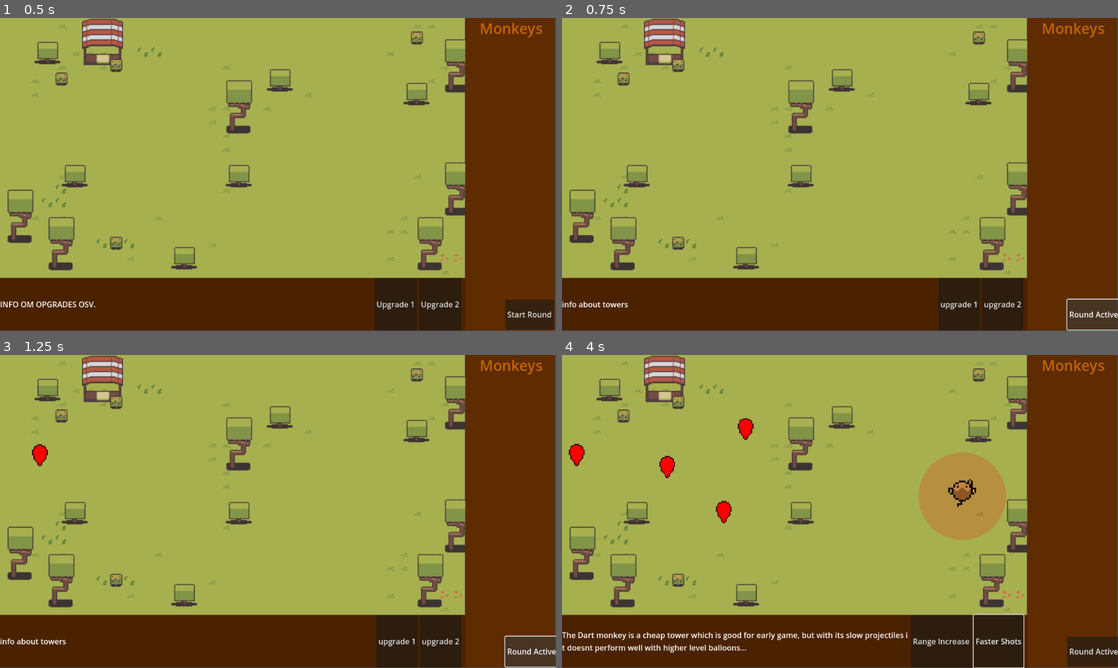
Above: before the commit, frames 1-4 (two rows, left to right).
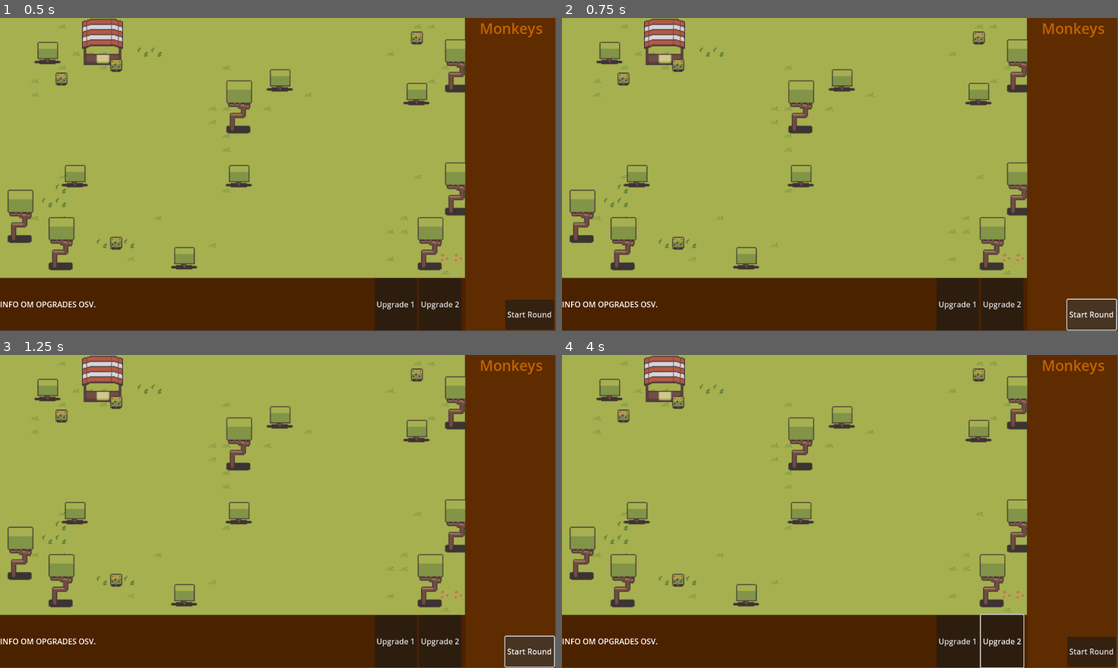
Above: after the commit, the same moments.

Repository: Bodin-IM/godot-game-gruppe-1
Game: Godot game, scene res://scenes/maps/map_1.tscn
Same seed, same stepped clock (60 frames per second), same inputs: the game is played once before the commit and once after it.
Inputs (mouse positions are in pixels of both pictures, inside the frame that each line leads up to):
- Up to frame 1 (0.5 s): no input
- Up to frame 2 (0.75 s): click "Start Round" at 0.5 s
- Up to frame 3 (1.25 s): no input
- Up to frame 4 (4 s): click "Round Active" (after the commit: "Start Round") at 1.25 s; click "upgrade 1" (after the commit: "Upgrade 1") at 2 s; click "upgrade 2" (after the commit: "Upgrade 2") at 2.75 s; move the mouse to (962, 495) at 3.52 s; hold Up (ui_up) from 3.53 s (still down); tap Q (q) at 3.6 s; click (962, 495) at 3.67 s

Frame 1 is identical in both runs. In frame 2, 0.6% of the frame differs, in the area x 0-100%, y 83-100%; in frame 3, 0.7%; in frame 4, 6.4%, in the area x 0-100%, y 20-100%.
Error after the commit: Parse Error: Preload file "res://scenes/enemys/Red_bloon.tscn" does not exist. (res://scripts/map_script.gd:13)

Commit message:
Added bloon assets + pop rework

Diff:
--- a/Assets/bloon_sprite_frames/blue_sprite_frames.tres
+++ b/Assets/bloon_sprite_frames/blue_sprite_frames.tres
@@ -1,16 +1,12 @@
-[gd_resource type="SpriteFrames" load_steps=3 format=3 uid="uid://h8unqskm22fn"]
+[gd_resource type="SpriteFrames" load_steps=2 format=3 uid="uid://h8unqskm22fn"]
 
-[ext_resource type="Texture2D" uid="uid://dtuic4182673u" path="res://Assets/main.png" id="1_6v6l6"]
-
-[sub_resource type="AtlasTexture" id="AtlasTexture_o6p63"]
-atlas = ExtResource("1_6v6l6")
-region = Rect2(337, 128, 93, 128)
+[ext_resource type="Texture2D" uid="uid://dwbqfytsresho" path="res://Assets/blue_bln.png" id="1_prlbj"]
 
 [resource]
 animations = [{
 "frames": [{
 "duration": 1.0,
-"texture": SubResource("AtlasTexture_o6p63")
+"texture": ExtResource("1_prlbj")
 }],
 "loop": true,
 "name": &"default",
--- /dev/null
+++ b/Assets/bloon_sprite_frames/green_sprite_frames.tres
@@ -0,0 +1,14 @@
+[gd_resource type="SpriteFrames" load_steps=2 format=3 uid="uid://be77ma40768cq"]
+
+[ext_resource type="Texture2D" uid="uid://do8yqsbm5ijkm" path="res://Assets/green_bln.png" id="1_t4vtj"]
+
+[resource]
+animations = [{
+"frames": [{
+"duration": 1.0,
+"texture": ExtResource("1_t4vtj")
+}],
+"loop": true,
+"name": &"default",
+"speed": 5.0
+}]
--- /dev/null
+++ b/Assets/bloon_sprite_frames/pink_sprite_frames.tres
@@ -0,0 +1,14 @@
+[gd_resource type="SpriteFrames" load_steps=2 format=3 uid="uid://tux65dsm3voq"]
+
+[ext_resource type="Texture2D" uid="uid://csurnitguquhv" path="res://Assets/pink_bln.png" id="1_xhu4q"]
+
+[resource]
+animations = [{
+"frames": [{
+"duration": 1.0,
+"texture": ExtResource("1_xhu4q")
+}],
+"loop": true,
+"name": &"default",
+"speed": 5.0
+}]
--- a/Assets/bloon_sprite_frames/red_sprite_frames.tres
+++ b/Assets/bloon_sprite_frames/red_sprite_frames.tres
@@ -1,16 +1,12 @@
-[gd_resource type="SpriteFrames" load_steps=3 format=3 uid="uid://ctsegsm0cp68i"]
+[gd_resource type="SpriteFrames" load_steps=2 format=3 uid="uid://ctsegsm0cp68i"]
 
 [ext_resource type="Texture2D" uid="uid://dxmbwwayqmjlj" path="res://Assets/red_bln.png" id="1_wdldo"]
-
-[sub_resource type="AtlasTexture" id="AtlasTexture_813wh"]
-atlas = ExtResource("1_wdldo")
-region = Rect2(0, 0, 96, 127)
 
 [resource]
 animations = [{
 "frames": [{
 "duration": 1.0,
-"texture": SubResource("AtlasTexture_813wh")
+"texture": ExtResource("1_wdldo")
 }],
 "loop": true,
 "name": &"default",
--- /dev/null
+++ b/Assets/bloon_sprite_frames/yellow_sprite_frames.tres
@@ -0,0 +1,14 @@
+[gd_resource type="SpriteFrames" load_steps=2 format=3 uid="uid://ccx3ii50qxkel"]
+
+[ext_resource type="Texture2D" uid="uid://dwbqfytsresho" path="res://Assets/blue_bln.png" id="1_h01s0"]
+
+[resource]
+animations = [{
+"frames": [{
+"duration": 1.0,
+"texture": ExtResource("1_h01s0")
+}],
+"loop": true,
+"name": &"default",
+"speed": 5.0
+}]
--- a/scenes/enemys/Armoured_bloon.tscn
+++ /dev/null
@@ -1,50 +0,0 @@
-[gd_scene load_steps=7 format=3 uid="uid://cf2bhjreyc3r4"]
-
-[ext_resource type="Script" path="res://scripts/Enemies/armoured_bloon.gd" id="1_vr72t"]
-[ext_resource type="Texture2D" uid="uid://dxmbwwayqmjlj" path="res://Assets/red_bln.png" id="2_k1w4g"]
-
-[sub_resource type="CapsuleShape2D" id="CapsuleShape2D_topp8"]
-radius = 53.0
-height = 144.0
-
-[sub_resource type="CapsuleShape2D" id="CapsuleShape2D_nfp0m"]
-radius = 53.0
-height = 144.0
-
-[sub_resource type="AtlasTexture" id="AtlasTexture_bobiu"]
-atlas = ExtResource("2_k1w4g")
-region = Rect2(0, 0, 96, 127)
-
-[sub_resource type="SpriteFrames" id="SpriteFrames_0qq5u"]
-animations = [{
-"frames": [{
-"duration": 1.0,
-"texture": SubResource("AtlasTexture_bobiu")
-}],
-"loop": false,
-"name": &"Initial_color",
-"speed": 5.0
-}]
-
-[node name="armoured_Baloon" type="Area2D"]
-script = ExtResource("1_vr72t")
-
-[node name="Hitbox" type="Area2D" parent="."]
-
-[node name="CollisionShape2D" type="CollisionShape2D" parent="Hitbox"]
-position = Vector2(0, -4)
-shape = SubResource("CapsuleShape2D_topp8")
-
-[node name="CollisionShape2D" type="CollisionShape2D" parent="."]
-position = Vector2(0, -3)
-shape = SubResource("CapsuleShape2D_nfp0m")
-
-[node name="popped" type="Timer" parent="."]
-wait_time = 0.001
-
-[node name="AnimatedSprite2D" type="AnimatedSprite2D" parent="."]
-sprite_frames = SubResource("SpriteFrames_0qq5u")
-animation = &"Initial_color"
-
-[connection signal="body_entered" from="Hitbox" to="." method="_on_hitbox_body_entered"]
-[connection signal="timeout" from="popped" to="." method="_on_poped_timeout"]
--- a/scenes/enemys/Green_bloon.tscn
+++ /dev/null
@@ -1,55 +0,0 @@
-[gd_scene load_steps=7 format=3 uid="uid://do6k8e8t40xng"]
-
-[ext_resource type="Script" path="res://scripts/Enemies/green_bloon.gd" id="1_dw4fc"]
-[ext_resource type="Texture2D" uid="uid://dxmbwwayqmjlj" path="res://Assets/red_bln.png" id="2_ynxq0"]
-
-[sub_resource type="CapsuleShape2D" id="CapsuleShape2D_topp8"]
-radius = 53.0
-height = 144.0
-
-[sub_resource type="CapsuleShape2D" id="CapsuleShape2D_nfp0m"]
-radius = 53.0
-height = 144.0
-
-[sub_resource type="AtlasTexture" id="AtlasTexture_33w3k"]
-atlas = ExtResource("2_ynxq0")
-region = Rect2(0, 0, 96, 127)
-
-[sub_resource type="SpriteFrames" id="SpriteFrames_a1ns0"]
-animations = [{
-"frames": [{
-"duration": 1.0,
-"texture": SubResource("AtlasTexture_33w3k")
-}],
-"loop": true,
-"name": &"Initial_color",
-"speed": 5.0
-}, {
-"frames": [],
-"loop": true,
-"name": &"pop",
-"speed": 5.0
-}]
-
-[node name="green_Baloon" type="Area2D"]
-script = ExtResource("1_dw4fc")
-
-[node name="Hitbox" type="Area2D" parent="."]
-
-[node name="CollisionShape2D" type="CollisionShape2D" parent="Hitbox"]
-position = Vector2(0, -4)
-shape = SubResource("CapsuleShape2D_topp8")
-
-[node name="CollisionShape2D" type="CollisionShape2D" parent="."]
-position = Vector2(0, -3)
-shape = SubResource("CapsuleShape2D_nfp0m")
-
-[node name="AnimatedSprite2D" type="AnimatedSprite2D" parent="."]
-sprite_frames = SubResource("SpriteFrames_a1ns0")
-animation = &"Initial_color"
-
-[node name="popped" type="Timer" parent="."]
-wait_time = 0.001
-
-[connection signal="body_entered" from="Hitbox" to="." method="_on_hitbox_body_entered"]
-[connection signal="timeout" from="popped" to="." method="_on_poped_timeout"]
--- a/scenes/enemys/Pink_bloon.tscn
+++ /dev/null
@@ -1,50 +0,0 @@
-[gd_scene load_steps=7 format=3 uid="uid://dwk2myj5nxiv"]
-
-[ext_resource type="Script" path="res://scripts/Enemies/pink_bloon.gd" id="1_4rssq"]
-[ext_resource type="Texture2D" uid="uid://dxmbwwayqmjlj" path="res://Assets/red_bln.png" id="2_y1xp7"]
-
-[sub_resource type="CapsuleShape2D" id="CapsuleShape2D_topp8"]
-radius = 53.0
-height = 144.0
-
-[sub_resource type="CapsuleShape2D" id="CapsuleShape2D_nfp0m"]
-radius = 53.0
-height = 144.0
-
-[sub_resource type="AtlasTexture" id="AtlasTexture_bobiu"]
-atlas = ExtResource("2_y1xp7")
-region = Rect2(0, 0, 96, 127)
-
-[sub_resource type="SpriteFrames" id="SpriteFrames_vgndt"]
-animations = [{
-"frames": [{
-"duration": 1.0,
-"texture": SubResource("AtlasTexture_bobiu")
-}],
-"loop": false,
-"name": &"Initial_color",
-"speed": 5.0
-}]
-
-[node name="Pink_Baloon" type="Area2D"]
-script = ExtResource("1_4rssq")
-
-[node name="Hitbox" type="Area2D" parent="."]
-
-[node name="CollisionShape2D" type="CollisionShape2D" parent="Hitbox"]
-position = Vector2(0, -4)
-shape = SubResource("CapsuleShape2D_topp8")
-
-[node name="CollisionShape2D" type="CollisionShape2D" parent="."]
-position = Vector2(0, -3)
-shape = SubResource("CapsuleShape2D_nfp0m")
-
-[node name="popped" type="Timer" parent="."]
-wait_time = 0.001
-
-[node name="AnimatedSprite2D" type="AnimatedSprite2D" parent="."]
-sprite_frames = SubResource("SpriteFrames_vgndt")
-animation = &"Initial_color"
-
-[connection signal="body_entered" from="Hitbox" to="." method="_on_hitbox_body_entered"]
-[connection signal="timeout" from="popped" to="." method="_on_poped_timeout"]
--- a/scenes/enemys/Yellow_bloon.tscn
+++ /dev/null
@@ -1,50 +0,0 @@
-[gd_scene load_steps=7 format=3 uid="uid://cjs3qdtk0w3v3"]
-
-[ext_resource type="Script" path="res://scripts/Enemies/yellow_bloon.gd" id="1_y5tji"]
-[ext_resource type="Texture2D" uid="uid://dxmbwwayqmjlj" path="res://Assets/red_bln.png" id="2_2s2n3"]
-
-[sub_resource type="CapsuleShape2D" id="CapsuleShape2D_topp8"]
-radius = 53.0
-height = 144.0
-
-[sub_resource type="CapsuleShape2D" id="CapsuleShape2D_nfp0m"]
-radius = 53.0
-height = 144.0
-
-[sub_resource type="AtlasTexture" id="AtlasTexture_bobiu"]
-atlas = ExtResource("2_2s2n3")
-region = Rect2(0, 0, 96, 127)
-
-[sub_resource type="SpriteFrames" id="SpriteFrames_jdxai"]
-animations = [{
-"frames": [{
-"duration": 1.0,
-"texture": SubResource("AtlasTexture_bobiu")
-}],
-"loop": false,
-"name": &"Initial_color",
-"speed": 5.0
-}]
-
-[node name="Yellow_Baloon" type="Area2D"]
-script = ExtResource("1_y5tji")
-
-[node name="Hitbox" type="Area2D" parent="."]
-
-[node name="CollisionShape2D" type="CollisionShape2D" parent="Hitbox"]
-position = Vector2(0, -4)
-shape = SubResource("CapsuleShape2D_topp8")
-
-[node name="CollisionShape2D" type="CollisionShape2D" parent="."]
-position = Vector2(0, -3)
-shape = SubResource("CapsuleShape2D_nfp0m")
-
-[node name="popped" type="Timer" parent="."]
-wait_time = 0.001
-
-[node name="AnimatedSprite2D" type="AnimatedSprite2D" parent="."]
-sprite_frames = SubResource("SpriteFrames_jdxai")
-animation = &"Initial_color"
-
-[connection signal="body_entered" from="Hitbox" to="." method="_on_hitbox_body_entered"]
-[connection signal="timeout" from="popped" to="." method="_on_poped_timeout"]
--- a/scenes/enemys/blue_bloon.tscn
+++ /dev/null
@@ -1,50 +0,0 @@
-[gd_scene load_steps=7 format=3 uid="uid://btxuo3plsbju"]
-
-[ext_resource type="Script" path="res://scripts/Enemies/blue_bloon.gd" id="1_donda"]
-[ext_resource type="Texture2D" uid="uid://dxmbwwayqmjlj" path="res://Assets/red_bln.png" id="2_skl0t"]
-
-[sub_resource type="CapsuleShape2D" id="CapsuleShape2D_topp8"]
-radius = 53.0
-height = 144.0
-
-[sub_resource type="CapsuleShape2D" id="CapsuleShape2D_nfp0m"]
-radius = 53.0
-height = 144.0
-
-[sub_resource type="AtlasTexture" id="AtlasTexture_bobiu"]
-atlas = ExtResource("2_skl0t")
-region = Rect2(0, 0, 96, 127)
-
-[sub_resource type="SpriteFrames" id="SpriteFrames_xpyi7"]
-animations = [{
-"frames": [{
-"duration": 1.0,
-"texture": SubResource("AtlasTexture_bobiu")
-}],
-"loop": false,
-"name": &"Initial_color",
-"speed": 5.0
-}]
-
-[node name="blue_Baloon" type="Area2D"]
-script = ExtResource("1_donda")
-
-[node name="Hitbox" type="Area2D" parent="."]
-
-[node name="CollisionShape2D" type="CollisionShape2D" parent="Hitbox"]
-position = Vector2(0, -4)
-shape = SubResource("CapsuleShape2D_topp8")
-
-[node name="CollisionShape2D" type="CollisionShape2D" parent="."]
-position = Vector2(0, -3)
-shape = SubResource("CapsuleShape2D_nfp0m")
-
-[node name="popped" type="Timer" parent="."]
-wait_time = 0.001
-
-[node name="AnimatedSprite2D" type="AnimatedSprite2D" parent="."]
-sprite_frames = SubResource("SpriteFrames_xpyi7")
-animation = &"Initial_color"
-
-[connection signal="body_entered" from="Hitbox" to="." method="_on_hitbox_body_entered"]
-[connection signal="timeout" from="popped" to="." method="_on_poped_timeout"]
--- a/scripts/Enemies/Armoured_bloon.gd
+++ /dev/null
@@ -1,45 +0,0 @@
-extends Area2D
-var temp_global_money
-var temp_global_life = 100
-var anim
-var health = 6
-var damage = 4
-var speed = 2
-var path_follow
-
-# Called every frame. 'delta' is the elapsed time since the previous frame.
-func _ready():
-	path_follow = get_parent()
-	anim = $AnimatedSprite2D
-	anim.play("Initial_color")
-	path_follow.set_rotates(false)
-	path_follow.set_loop(false)
-
-func _physics_process(delta):
-	path_follow.set_progress(path_follow.get_progress() + speed + delta)
-
-	if path_follow.progress_ratio == 1.0:
-		temp_global_life -= 1
-		self.queue_free()
-	if Input.is_action_just_pressed("ui_up"): #Testing instence remove later
-		if health < 1:
-			$popped.start()
-		else:
-			health -= 1
-
-
-func _on_hitbox_body_entered(body):
-	if body.is_in_group("darts"):
-		if health < 1:
-			$popped.start()
-		else:
-			health -= 1
-
-
-func _on_poped_timeout():
-	var ballon = preload("res://scenes/enemys/red_bloon.tscn")
-	var instance = ballon.instantiate()
-	instance.position = position
-	get_parent().add_child(instance)
-	self.queue_free()
-	$popped.stop()
--- a/scripts/Enemies/Green_bloon.gd
+++ /dev/null
@@ -1,38 +0,0 @@
-extends Area2D
-var temp_global_money
-var temp_global_life = 100
-var anim
-var damage = 4
-var speed = 3.6
-var path_follow
-
-# Called every frame. 'delta' is the elapsed time since the previous frame.
-func _ready():
-	path_follow = get_parent()
-	anim = $AnimatedSprite2D
-	anim.play("Initial_color")
-	path_follow.set_rotates(false)
-	path_follow.set_loop(false)
-
-func _physics_process(delta):
-	path_follow.set_progress(path_follow.get_progress() + speed + delta)
-
-	if path_follow.progress_ratio == 1.0:
-		temp_global_life -= 1
-		self.queue_free()
-	if Input.is_action_just_pressed("ui_up"): #Testing instence remove later
-		$popped.start()
-
-
-func _on_hitbox_body_entered(body):
-	if body.is_in_group("darts"):
-		$popped.start()
-
-
-func _on_poped_timeout():
-	var ballon = preload("res://scenes/enemys/blue_bloon.tscn")
-	var instance = ballon.instantiate()
-	instance.position = position
-	get_parent().add_child(instance)
-	self.queue_free()
-	$popped.stop()
--- a/scripts/Enemies/Pink_bloon.gd
+++ /dev/null
@@ -1,38 +0,0 @@
-extends Area2D
-var temp_global_money
-var temp_global_life = 100
-var anim
-var damage = 5
-var speed = 7
-var path_follow
-
-# Called every frame. 'delta' is the elapsed time since the previous frame.
-func _ready():
-	path_follow = get_parent()
-	anim = $AnimatedSprite2D
-	anim.play("Initial_color")
-	path_follow.set_rotates(false)
-	path_follow.set_loop(false)
-
-func _physics_process(delta):
-	path_follow.set_progress(path_follow.get_progress() + speed + delta)
-
-	if path_follow.progress_ratio == 1.0:
-		temp_global_life -= 1
-		self.queue_free()
-	if Input.is_action_just_pressed("ui_up"): #Testing instence remove later
-		$popped.start()
-
-
-func _on_hitbox_body_entered(body):
-	if body.is_in_group("darts"):
-		$popped.start()
-
-
-func _on_poped_timeout():
-	var ballon = preload("res://scenes/enemys/yellow_bloon.tscn")
-	var instance = ballon.instantiate()
-	instance.position = position
-	get_parent().add_child(instance)
-	self.queue_free()
-	$popped.stop()
--- a/scripts/Enemies/Yellow_bloon.gd
+++ /dev/null
@@ -1,38 +0,0 @@
-extends Area2D
-var temp_global_money
-var temp_global_life = 100
-var anim
-var damage = 4
-var speed = 6.4
-var path_follow
-
-# Called every frame. 'delta' is the elapsed time since the previous frame.
-func _ready():
-	path_follow = get_parent()
-	anim = $AnimatedSprite2D
-	anim.play("Initial_color")
-	path_follow.set_rotates(false)
-	path_follow.set_loop(false)
-
-func _physics_process(delta):
-	path_follow.set_progress(path_follow.get_progress() + speed + delta)
-
-	if path_follow.progress_ratio == 1.0:
-		temp_global_life -= 1
-		self.queue_free()
-	if Input.is_action_just_pressed("ui_up"): #Testing instence remove later
-		$popped.start()
-
-
-func _on_hitbox_body_entered(body):
-	if body.is_in_group("darts"):
-		$popped.start()
-
-
-func _on_poped_timeout():
-	var ballon = preload("res://scenes/enemys/green_bloon.tscn")
-	var instance = ballon.instantiate()
-	instance.position = position
-	get_parent().add_child(instance)
-	self.queue_free()
-	$popped.stop()
--- a/scripts/Enemies/blue_bloon.gd
+++ /dev/null
@@ -1,38 +0,0 @@
-extends Area2D
-var temp_global_money
-var temp_global_life = 100
-var anim
-var damage = 4
-var speed = 2.8
-var path_follow
-
-# Called every frame. 'delta' is the elapsed time since the previous frame.
-func _ready():
-	path_follow = get_parent()
-	anim = $AnimatedSprite2D
-	anim.play("Initial_color")
-	path_follow.set_rotates(false)
-	path_follow.set_loop(false)
-
-func _physics_process(delta):
-	path_follow.set_progress(path_follow.get_progress() + speed + delta)
-
-	if path_follow.progress_ratio == 1.0:
-		temp_global_life -= 1
-		self.queue_free()
-	if Input.is_action_just_pressed("ui_up"): #Testing instence remove later
-		$popped.start()
-
-
-func _on_hitbox_body_entered(body):
-	if body.is_in_group("darts"):
-		$popped.start()
-
-
-func _on_poped_timeout():
-	var ballon = preload("res://scenes/enemys/red_bloon.tscn")
-	var instance = ballon.instantiate()
-	instance.position = position
-	get_parent().add_child(instance)
-	self.queue_free()
-	$popped.stop()
--- a/scripts/Enemies/red_bloon.gd
+++ b/scripts/Enemies/red_bloon.gd
@@ -8,6 +8,7 @@
 var progress = 0
 var balloonType = ""
 var mainMap
+var next_bln
 
 # Called every frame. 'delta' is the elapsed time since the previous frame.
 func _ready():
@@ -17,16 +18,16 @@
 	path_follow.set_rotates(false)
 	path_follow.set_loop(false)
 
-func set_values(frames, set_speed, set_damage, type):
+func set_values(frames, set_speed, set_damage, type, next_type):
 	$AnimatedSprite2D.sprite_frames = frames
 	speed = set_speed
 	damage = set_damage
 	balloonType = type
+	next_bln = next_type
 
 func _physics_process(delta):
 	path_follow.set_progress(path_follow.get_progress() + speed + delta)
 	progress = progress + speed
-	#print(balloonType)
 
 	if path_follow.progress_ratio == 1.0:
 		temp_global_life -= 1
@@ -37,8 +38,8 @@
 func balloonHit():
 	if balloonType == "red":
 		removeSelf()
-	elif balloonType == "blue":
-		mainMap.newBalloon("red", get_parent().progress)
+	else:
+		mainMap.newBalloon(next_bln, get_parent().progress)
 		removeSelf()
 
 func removeSelf():
--- a/scripts/Enemies/wave_summon.gd
+++ b/scripts/Enemies/wave_summon.gd
@@ -1,33 +1,54 @@
 extends Path2D
 
-var path
 var rounds
 var balloons
 
 func _ready():
-	path = get_node("Node2D.")
 	balloons = {
 		"red":{
 			"speed":2,
 			"dmg":1,
 			"frames":preload("res://Assets/bloon_sprite_frames/red_sprite_frames.tres"),
-			"type":"red"
+			"type":"red",
+			"next_type":""
 		},
 		"blue":{
-			"speed":3,
+			"speed":1,
 			"dmg":2,
 			"frames":preload("res://Assets/bloon_sprite_frames/blue_sprite_frames.tres"),
-			"type":"blue"
+			"type":"blue",
+			"next_type":"red"
+		},
+		"green":{
+			"speed":1,
+			"dmg":1,
+			"frames":preload("res://Assets/bloon_sprite_frames/green_sprite_frames.tres"),
+			"type":"green",
+			"next_type":"blue"
+		},
+		"yellow":{
+			"speed":1,
+			"dmg":1,
+			"frames":preload("res://Assets/bloon_sprite_frames/yellow_sprite_frames.tres"),
+			"type":"yellow",
+			"next_type":"green"
+		},
+		"pink":{
+			"speed":1,
+			"dmg":1,
+			"frames":preload("res://Assets/bloon_sprite_frames/pink_sprite_frames.tres"),
+			"type":"pink",
+			"next_type":"yellow"
 		},
 	}
 
 	rounds = [
 	[
-	{"type":balloons.red, "amount":3},
-	{"type":balloons.blue, "amount":8},
-	{"type":balloons.red, "amount":6},
-	{"type":balloons.blue, "amount":3},
-	{"type":balloons.red, "amount":2},
+	{"type":balloons.red, "amount":1},
+	{"type":balloons.blue, "amount":1},
+	{"type":balloons.green, "amount":1},
+	{"type":balloons.yellow, "amount":1},
+	{"type":balloons.pink, "amount":1},
 	],
 	[
 	{"type":balloons.red, "amount":3},
--- a/scripts/map_script.gd
+++ b/scripts/map_script.gd
@@ -117,8 +117,10 @@
 	var speed = wave.type.speed
 	var dmg = wave.type.dmg
 	var type = wave.type.type
+	var next_type = wave.type.next_type
+	var frame = wave.type.frames
 	for i in range(wave.amount):
-		spawn_ballon(wave.type.frames, speed, dmg, type, false)
+		spawn_ballon(frame, speed, dmg, type, next_type, false)
 		spawnTimer.start()
 		await(spawnTimer.timeout)
 	if path.rounds[current_round].size() > current_wave + 1:
@@ -130,10 +132,10 @@
 		ui.get_node("tower_tab/startKnapp/Button").text = "Start round"
 
 
-func spawn_ballon(frames, speed, damage, type, newBalloon):
+func spawn_ballon(frames, speed, damage, type, next_type, newBalloon):
 		print("spawned")
 		var instance = bloon_scene.instantiate()
-		instance.set_values(frames, speed, damage, type)
+		instance.set_values(frames, speed, damage, type, next_type)
 		instance.scale = Vector2(0.2,0.2)
 		var path_follow_new = PathFollow2D.new()
 		if newBalloon: path_follow_new.progress = testProg
@@ -146,4 +148,4 @@
 	testProg = pos
 	balloons = path.balloons
 	if type == "red":
-		spawn_ballon(balloons.red.frames, balloons.red.speed, balloons.red.dmg, type, true)
+		spawn_ballon(balloons.red.frames, balloons.red.speed, balloons.red.dmg, type, false, true)
Binary file added: Assets/blue_bln.png
Not shown, added: Assets/blue_bln.png.import
Binary file added: Assets/green_bln.png
Not shown, added: Assets/green_bln.png.import
Binary file added: Assets/pink_bln.png
Not shown, added: Assets/pink_bln.png.import
Binary file changed: Assets/red_bln.png
Binary file added: Assets/yellow_bln.png
Not shown, added: Assets/yellow_bln.png.import
Not shown: 3 places in scenes/enemys/bloon_script.tscn that only renumber resources
